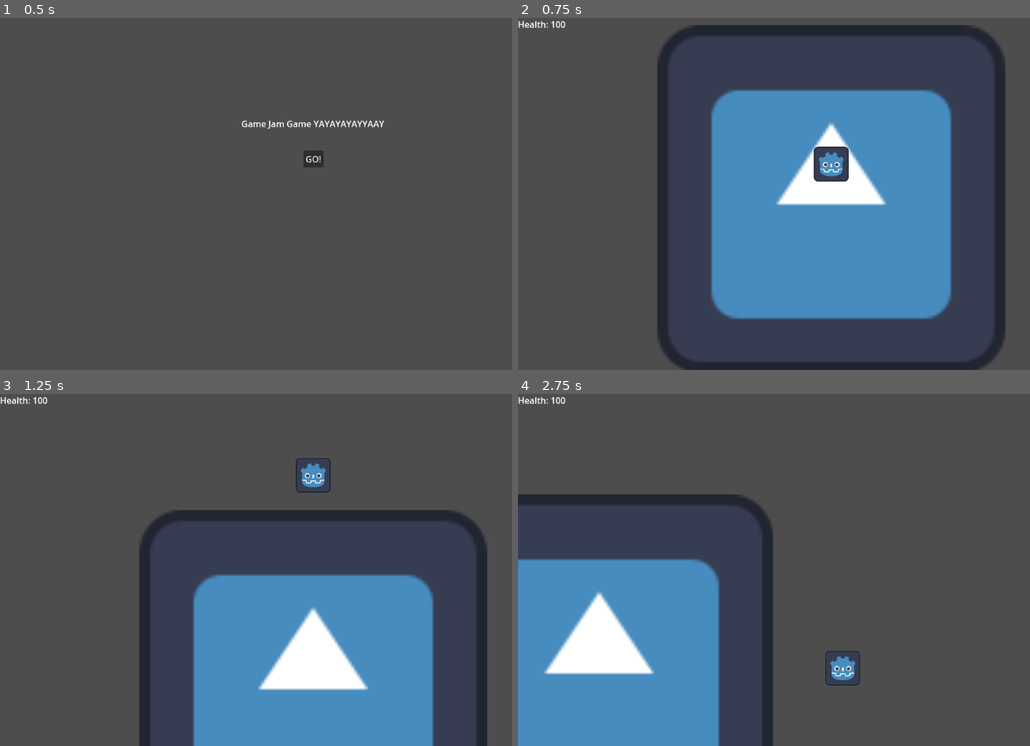
Above: before the commit, frames 1-4 (two rows, left to right).
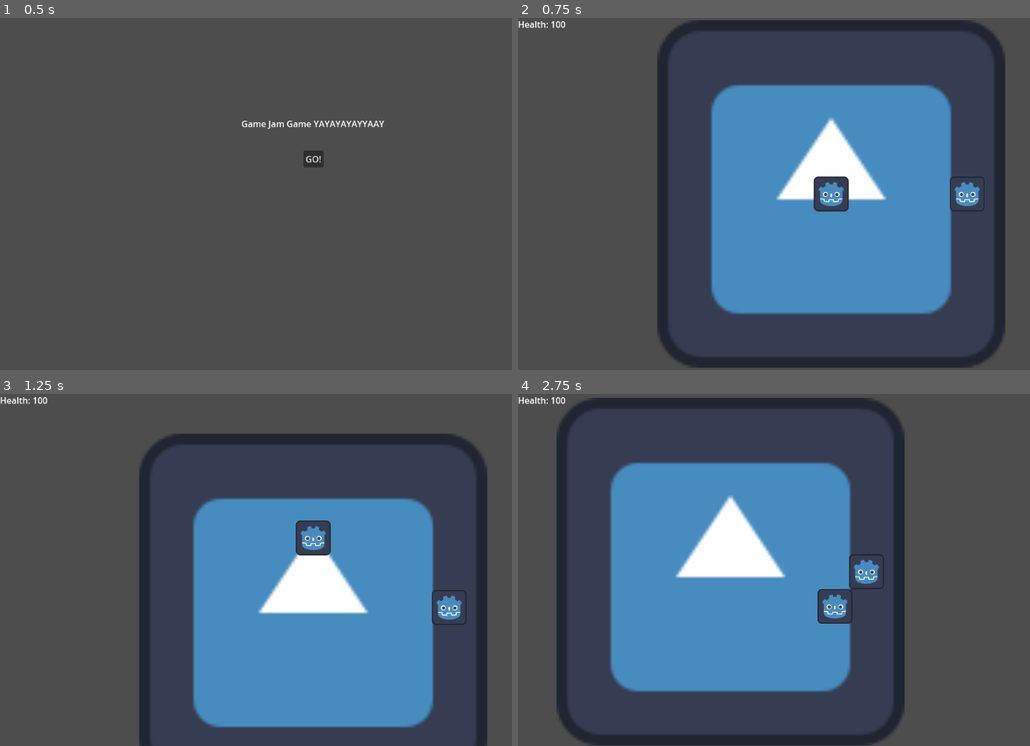
Above: after the commit, the same moments.

Repository: FrankT1/daydream-hack-club-2025-game-jam
Game: Godot game, scene res://Scenes/Main Menu.tscn
Same seed, same stepped clock (60 frames per second), same inputs: the game is played once before the commit and once after it. The engine's default icon, where the game draws it, is replaced by a stand-in: a white triangle on a blue panel in a dark square.
Inputs:
- Up to frame 1 (0.5 s): no input
- Up to frame 2 (0.75 s): click "GO!" at 0.5 s
- Up to frame 3 (1.25 s): no input
- Up to frame 4 (2.75 s): hold D (Right) 1.28-2.03 s; hold Z (TEST) 1.28-2.03 s; hold S (Down) from 2.03 s (still down); tap Z (TEST) at 2.1 s

Frame 1 is identical in both runs. In frame 2, 6.7% of the frame differs, in the area x 27-95%, y 0-100%; in frame 3, 22%; in frame 4, 44%, in the area x 0-76%, y 1-100%.
Error after the commit: Invalid access to property or key 'on_Area2D_area_entered' on a base object of type 'RigidBody2D'. (res://Scripts/gameScript.gd:50)

Commit message:
Add body

Diff:
--- a/Scenes/Game.tscn
+++ b/Scenes/Game.tscn
@@ -1,11 +1,15 @@
-[gd_scene load_steps=5 format=3 uid="uid://cmfoog8qtf2gb"]
+[gd_scene load_steps=7 format=3 uid="uid://cmfoog8qtf2gb"]
 
 [ext_resource type="Script" uid="uid://cxwjxl53f0j5y" path="res://Scripts/gameScript.gd" id="1_iukft"]
 [ext_resource type="Texture2D" uid="uid://ba8j4wg55k7sr" path="res://Assets/Player/segment.svg" id="2_gl6un"]
 [ext_resource type="Texture2D" uid="uid://b0wcvlvq6vwl4" path="res://Assets/icon.svg" id="3_j5yw3"]
 
+[sub_resource type="PhysicsMaterial" id="PhysicsMaterial_j5yw3"]
+
 [sub_resource type="RectangleShape2D" id="RectangleShape2D_j5yw3"]
 size = Vector2(128, 128)
+
+[sub_resource type="PhysicsMaterial" id="PhysicsMaterial_kldst"]
 
 [node name="Node" type="Node" node_paths=PackedStringArray("player")]
 script = ExtResource("1_iukft")
@@ -24,9 +28,11 @@
 
 [node name="Node2D" type="Node2D" parent="game/Player"]
 
-[node name="StaticBody2D" type="StaticBody2D" parent="game/Player"]
+[node name="Body" type="RigidBody2D" parent="game/Player"]
+physics_material_override = SubResource("PhysicsMaterial_j5yw3")
+freeze = true
 
-[node name="CollisionShape2D" type="CollisionShape2D" parent="game/Player/StaticBody2D"]
+[node name="CollisionShape2D" type="CollisionShape2D" parent="game/Player/Body"]
 shape = SubResource("RectangleShape2D_j5yw3")
 
 [node name="BG" type="Sprite2D" parent="game"]
@@ -34,13 +40,28 @@
 scale = Vector2(10, 10)
 texture = ExtResource("3_j5yw3")
 
+[node name="Mobs" type="Node2D" parent="game"]
+
+[node name="Mob" type="Node2D" parent="game/Mobs"]
+position = Vector2(500, 0)
+
+[node name="Sprite2D" type="Sprite2D" parent="game/Mobs/Mob"]
+texture = ExtResource("2_gl6un")
+
+[node name="Body" type="RigidBody2D" parent="game/Mobs/Mob"]
+physics_material_override = SubResource("PhysicsMaterial_kldst")
+freeze = true
+
+[node name="CollisionShape2D" type="CollisionShape2D" parent="game/Mobs/Mob/Body"]
+shape = SubResource("RectangleShape2D_j5yw3")
+
 [node name="Camera2D" type="Camera2D" parent="."]
 zoom = Vector2(0.5, 0.5)
 position_smoothing_enabled = true
 position_smoothing_speed = 3.0
 
 [node name="Tick" type="Timer" parent="."]
-wait_time = 0.1
+wait_time = 0.25
 autostart = true
 
 [node name="CanvasLayer" type="CanvasLayer" parent="."]
--- a/Scripts/gameScript.gd
+++ b/Scripts/gameScript.gd
@@ -47,3 +47,6 @@
 
 func _ready() -> void:
 	$Tick.timeout.connect(gameTick)
+	player.get_node("Body").on_Area2D_area_entered.connect(func():
+		print("collide")
+		)
